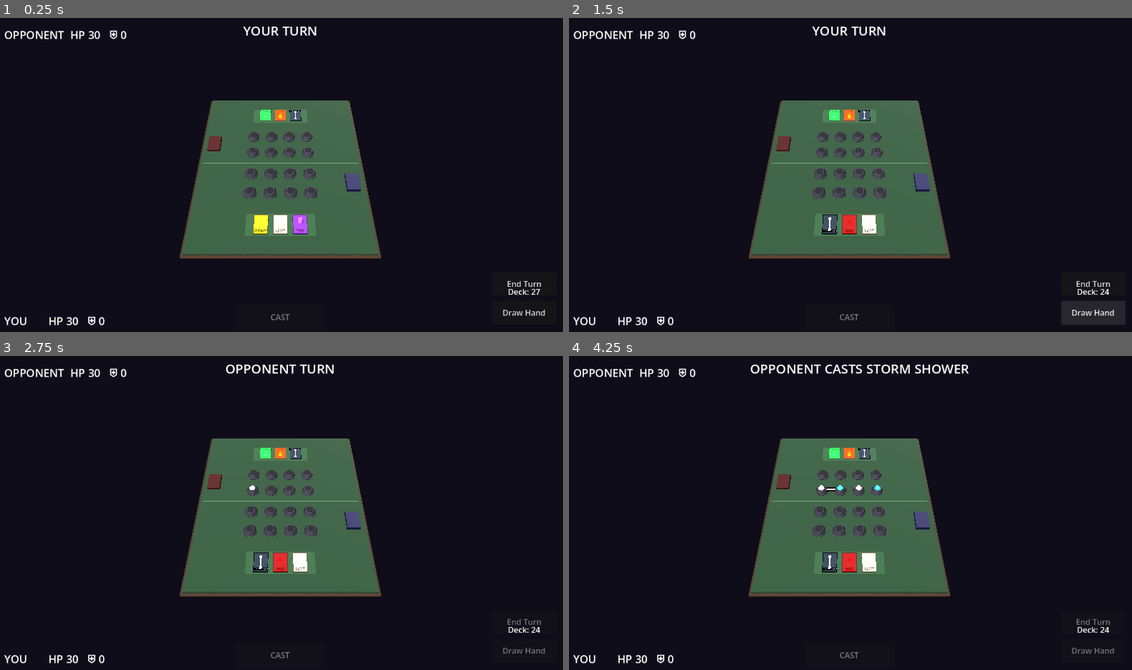
Above: before the commit, frames 1-4 (two rows, left to right).
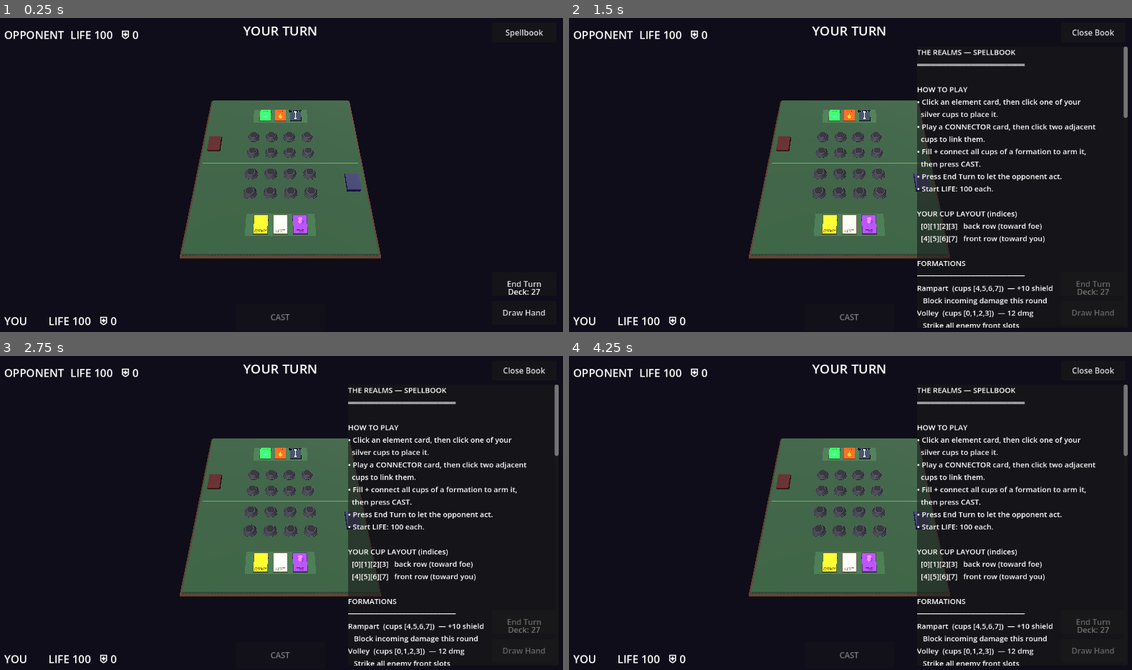
Above: after the commit, the same moments.

Repository: drandyt/the-realms
Game: Godot game, scene res://main.tscn
Two runs of this game, one before a commit and one after it. Both use one fixed random seed, a clock stepped at 60 frames per second and the inputs below.
Inputs (mouse positions are in pixels of both pictures, inside the frame that each line leads up to):
- Up to frame 1 (0.25 s): no input
- Up to frame 2 (1.5 s): click (1092, 33) at 0.5 s, where only the run after the commit has a clickable "Spellbook"; click "Draw Hand" at 1.25 s
- Up to frame 3 (2.75 s): click "End Turn" at 2 s
- Up to frame 4 (4.25 s): click (1092, 651) at 2.75 s, where only the run after the commit has a clickable "Draw Hand"; click (1092, 622) at 3.5 s, where only the run after the commit has a clickable "End Turn"

The runs differ from the first frame. In frame 1, 0.5% of the frame differs, in the area x 8-97%, y 3-98%; in frame 2, 6.3%; in frame 3, 6.5%; in frame 4, 6.9%, in the area x 8-100%, y 2-99%.

Commit message:
Add always-available Spellbook panel; raise start life to 100
- Spellbook toggle button (top-right) opens a scrollable panel with
  how-to-play, cup layout, all formations + dmg/shield, element
  multipliers, and spell-name combos (generated from constants)
- START_LIFE const = 100 (was 30); labels now read "LIFE"

Co-Authored-By: Claude Opus 4.7 (1M context) <noreply@anthropic.com>

Diff:
--- a/main.gd
+++ b/main.gd
@@ -104,8 +104,9 @@
 var _active_spell_name: String    = ""
 var _has_active_formation := false
 
-var player_hp   := 30
-var opponent_hp := 30
+const START_LIFE := 100
+var player_hp   := START_LIFE
+var opponent_hp := START_LIFE
 var player_shield   := 0
 var opponent_shield := 0
 
@@ -120,6 +121,8 @@
 var turn_label: Label
 var canvas: CanvasLayer
 var _overlay: Control
+var book_btn: Button
+var book_panel: Control
 
 
 func _ready() -> void:
@@ -340,7 +343,81 @@
 	hp_player_label.add_theme_font_size_override("font_size", 22)
 	canvas.add_child(hp_player_label)
 
+	_setup_spellbook()
 	_refresh_hp_labels()
+
+
+func _setup_spellbook() -> void:
+	book_btn = Button.new()
+	book_btn.text = "Spellbook"
+	book_btn.custom_minimum_size = Vector2(130, 40)
+	book_btn.anchor_left = 1.0;  book_btn.anchor_right = 1.0
+	book_btn.offset_left = -150.0;  book_btn.offset_right = -20.0
+	book_btn.offset_top  = 18.0;    book_btn.offset_bottom = 58.0
+	book_btn.pressed.connect(_on_book_pressed)
+	canvas.add_child(book_btn)
+
+	book_panel = PanelContainer.new()
+	book_panel.anchor_left = 1.0;  book_panel.anchor_right = 1.0
+	book_panel.anchor_top  = 0.0;  book_panel.anchor_bottom = 1.0
+	book_panel.offset_left = -440.0;  book_panel.offset_right = -16.0
+	book_panel.offset_top  = 66.0;    book_panel.offset_bottom = -16.0
+	book_panel.visible = false
+	canvas.add_child(book_panel)
+
+	var scroll := ScrollContainer.new()
+	book_panel.add_child(scroll)
+
+	var text := Label.new()
+	text.text = _build_book_text()
+	text.add_theme_font_size_override("font_size", 15)
+	text.autowrap_mode = TextServer.AUTOWRAP_WORD_SMART
+	text.custom_minimum_size = Vector2(404, 0)
+	scroll.add_child(text)
+
+
+func _on_book_pressed() -> void:
+	book_panel.visible = not book_panel.visible
+	book_btn.text = "Close Book" if book_panel.visible else "Spellbook"
+
+
+func _build_book_text() -> String:
+	var s := "THE REALMS — SPELLBOOK\n"
+	s += "════════════════════════\n\n"
+	s += "HOW TO PLAY\n"
+	s += "• Click an element card, then click one of your\n"
+	s += "  silver cups to place it.\n"
+	s += "• Play a CONNECTOR card, then click two adjacent\n"
+	s += "  cups to link them.\n"
+	s += "• Fill + connect all cups of a formation to arm it,\n"
+	s += "  then press CAST.\n"
+	s += "• Press End Turn to let the opponent act.\n"
+	s += "• Start LIFE: %d each.\n\n" % START_LIFE
+	s += "YOUR CUP LAYOUT (indices)\n"
+	s += "  [0][1][2][3]   back row (toward foe)\n"
+	s += "  [4][5][6][7]   front row (toward you)\n\n"
+	s += "FORMATIONS\n"
+	s += "────────────────────────\n"
+	for f in FORMATIONS:
+		var fname: String = f["name"]
+		var dmg: int = FORMATION_BASE_DAMAGE.get(fname, 0)
+		var shd: int = FORMATION_SHIELD.get(fname, 0)
+		var tag := ""
+		if dmg > 0: tag = "%d dmg" % dmg
+		elif shd > 0: tag = "+%d shield" % shd
+		s += "%s  (cups %s)  — %s\n" % [
+			fname, str(f["slots"]).replace(" ", ""), tag]
+		s += "   %s\n" % f["effect"]
+	s += "\nELEMENT POWER MULTIPLIER\n"
+	s += "────────────────────────\n"
+	for k in ELEMENT_MULTIPLIER:
+		s += "  %s ×%s\n" % [str(k).capitalize(), str(ELEMENT_MULTIPLIER[k])]
+	s += "\nSPELL NAMES (formation + element)\n"
+	s += "────────────────────────\n"
+	for key in SPELLS:
+		var parts: PackedStringArray = str(key).split("_")
+		s += "  %s + %s = %s\n" % [parts[0], parts[1], SPELLS[key]]
+	return s
 
 
 # ── Deck & hand ───────────────────────────────────────────────
@@ -937,8 +1014,8 @@
 
 
 func _refresh_hp_labels() -> void:
-	hp_opp_label.text    = "OPPONENT  HP %d   ⛨ %d" % [opponent_hp, opponent_shield]
-	hp_player_label.text = "YOU       HP %d   ⛨ %d" % [player_hp,   player_shield]
+	hp_opp_label.text    = "OPPONENT  LIFE %d   ⛨ %d" % [opponent_hp, opponent_shield]
+	hp_player_label.text = "YOU       LIFE %d   ⛨ %d" % [player_hp,   player_shield]
 
 
 func _flash_damage_on_opponent(dmg: int, label: String) -> void:
